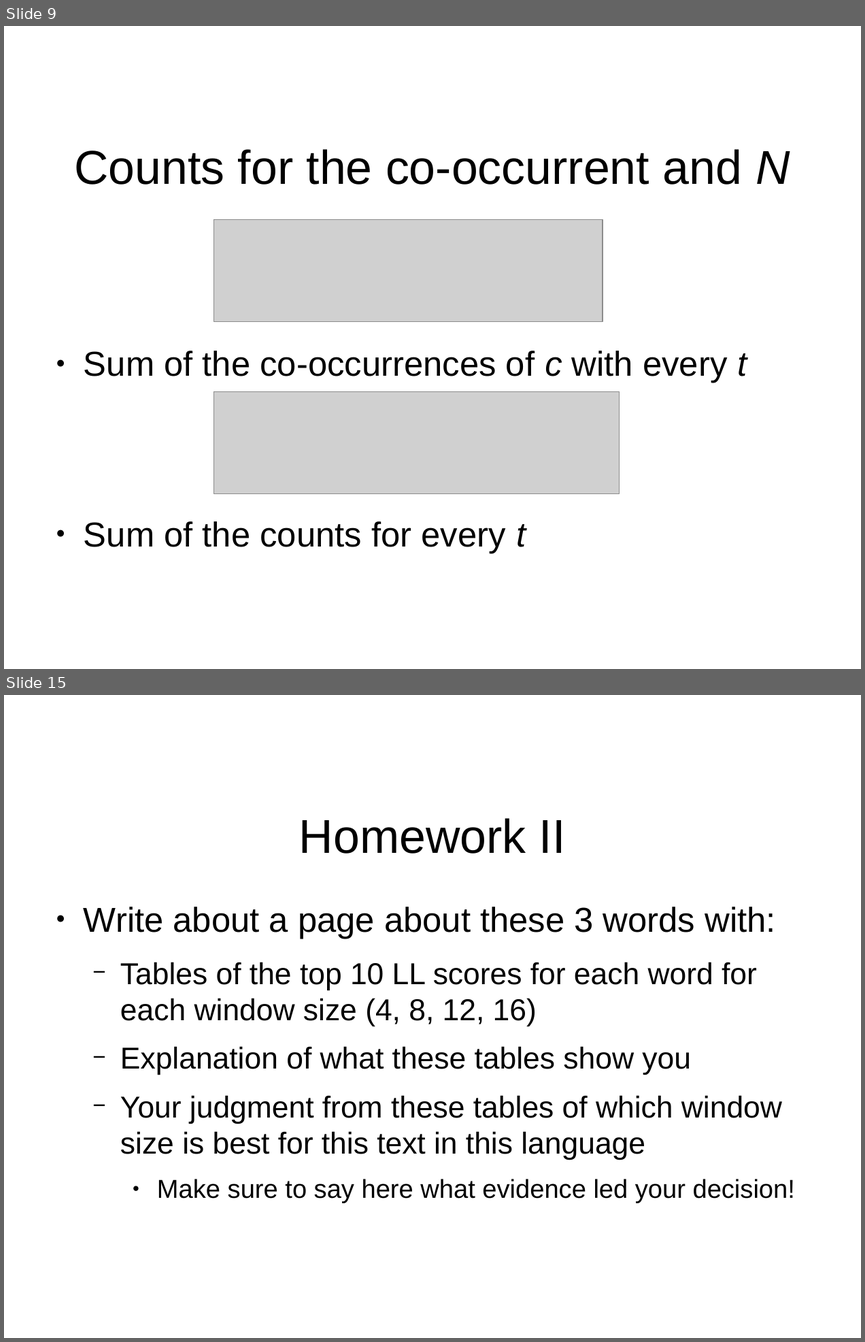
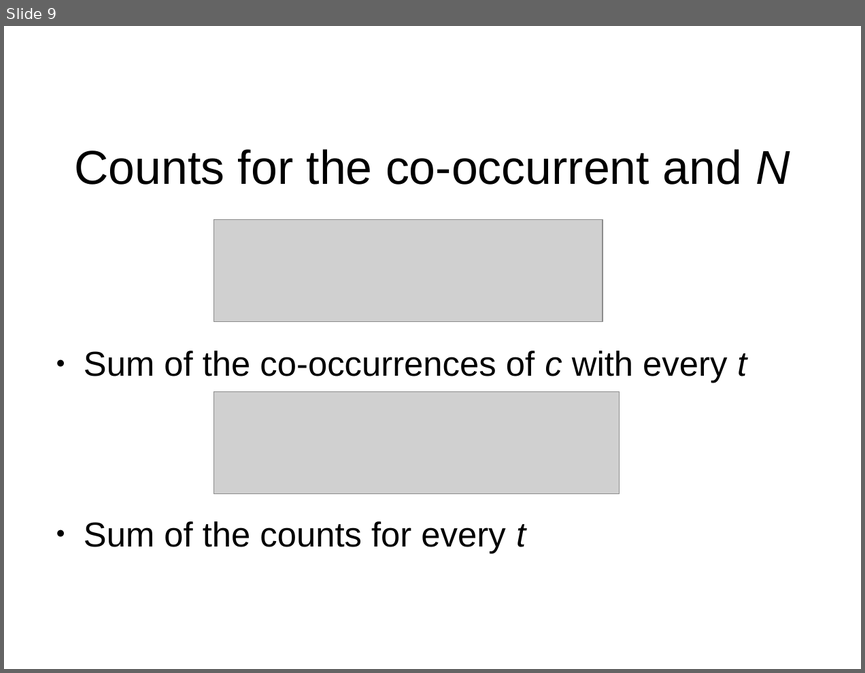
Before and after one commit to sonofmun/ESU-2014, a slide deck: 4b/Statistical Evaluation - Dealing with Context Windows.odp. Shown one above the other, each under a label of ours: slides 9 and 15 before the commit, slide 9 after it; the slides between them are not shown. The pictures are 865x1342 and 865x673 pixels, drawn with LibreOffice and Linux fonts; fonts in the diff are those of the drawing; grey boxes stand for pictures; background and template pictures are left out. Boxes give left, top, right and bottom in pixels: in the first picture for what was removed or moved away, otherwise in the second. Text is boxed around its words. In the diff, an @@ line names an element or a change of style, - is before the commit and + after.

```diff
--- a/4b/Statistical Evaluation - Dealing with Context Windows.odp
+++ b/4b/Statistical Evaluation - Dealing with Context Windows.odp
@@ slide 15 removed at (4,695,861,1338), background #FFFFFF @@
@@ title removed at (299,818,566,853) @@
-Homework II
@@ text removed at (84,906,795,1203) @@
-● Write about a page about these 3 words with:
-  − Tables of the top 10 LL scores for each word for each window size (4, 8, 12, 16)
-  − Explanation of what these tables show you
-  − Your judgment from these tables of which window size is best for this text in this language
-    ● Make sure to say here what evidence led your decision!
```
Also in this commit, not shown: 7 other slides removed, 4 other files.
